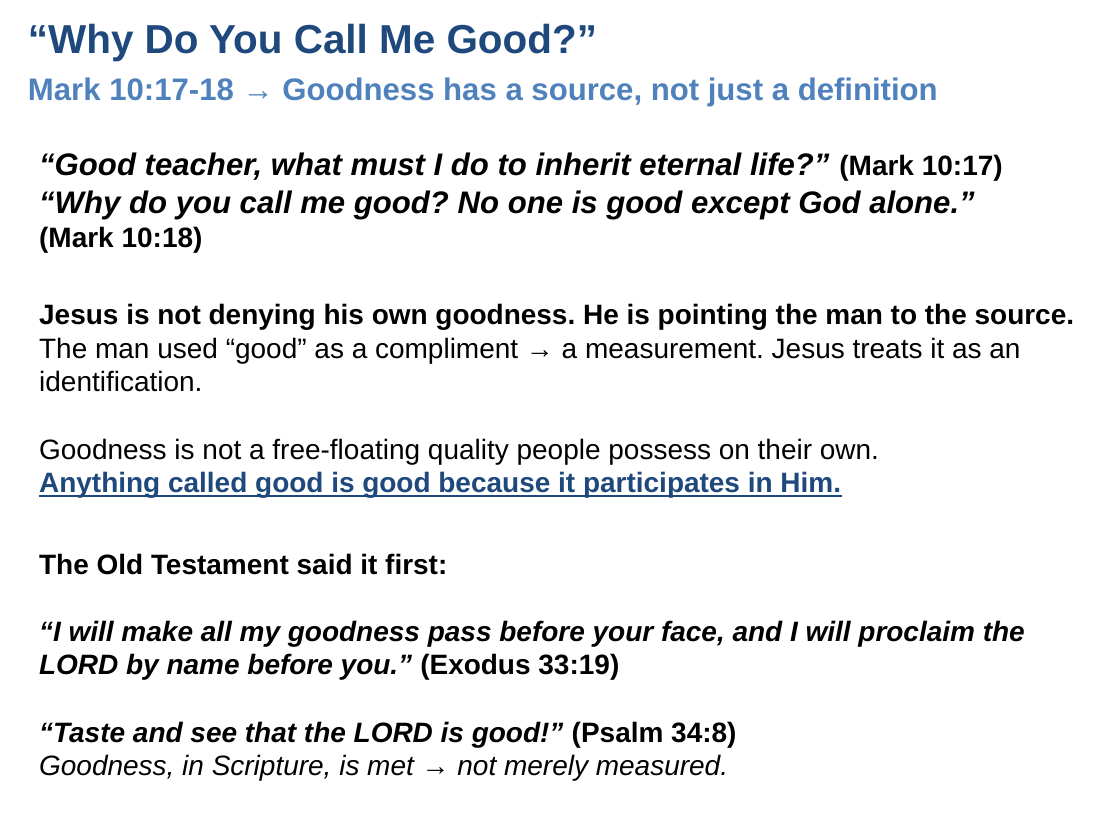
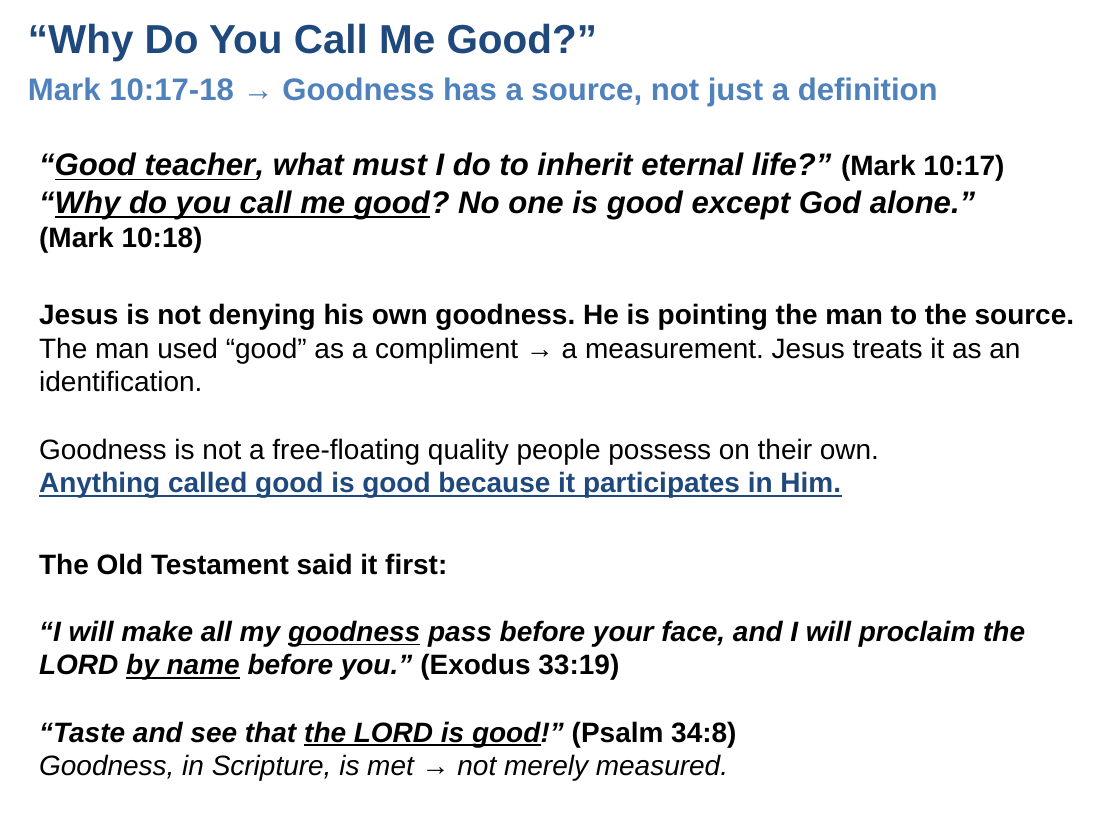
Before and after one commit to UsefulEngines/EvangelismPublic, a slide deck: slide 2 of 2026-Q4/02-PurposeOfTheGood/Week02-PurposeOfTheGood.pptx. Drawn at 1120x840 pixels with LibreOffice and Linux fonts; fonts in the diff are those of the drawing. Boxes give left, top, right and bottom in pixels: in the first picture for what was removed or moved away, otherwise in the second. Text is boxed around its words. In the diff, an @@ line names an element or a change of style, - is before the commit and + after.

```diff
--- a/2026-Q4/02-PurposeOfTheGood/Week02-PurposeOfTheGood.pptx
+++ b/2026-Q4/02-PurposeOfTheGood/Week02-PurposeOfTheGood.pptx
@@ text at box(39, 152, 1004, 219): underline on in "“Good teacher, “Why do you call me ..." @@
@@ text at box(39, 620, 1025, 747): underline on in "goodness by name", "the LORD is good!”" @@
```
Also in this commit, not shown: 3 other slides changed, 4 other files.
